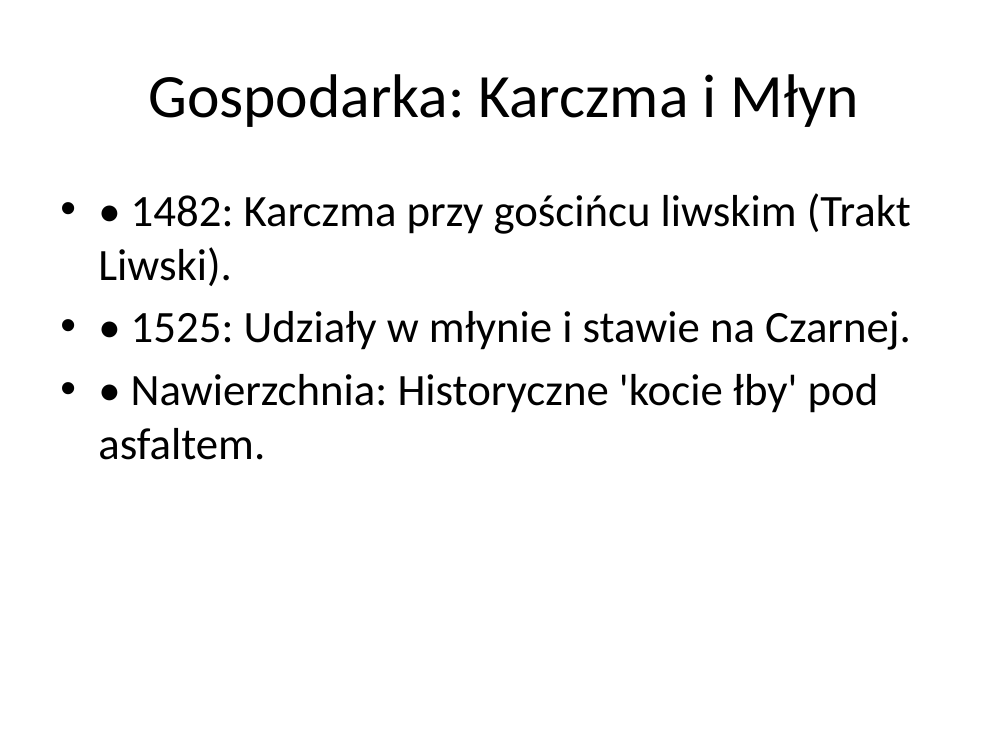
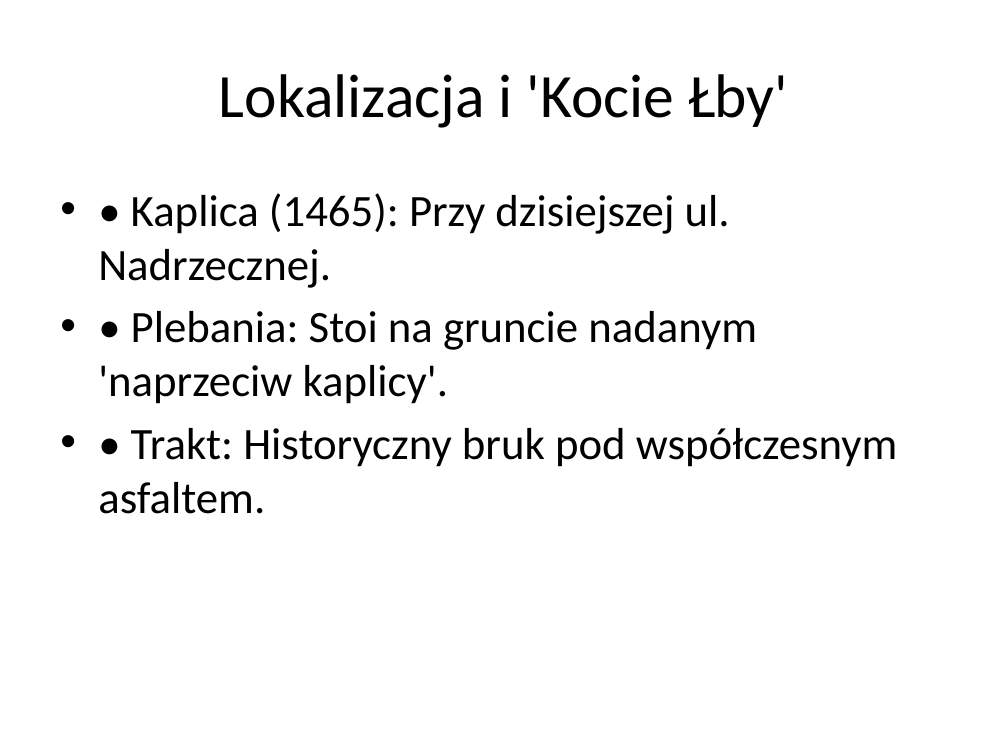
Before and after one commit to lindi2k23-eng/pustel, a slide deck: slide 5 of Analiza_Historyczno-Badawcza_Najnowszego Pustelnika170520266.pptx (slide 4 before the commit). Drawn at 1008x756 pixels with LibreOffice and Linux fonts; fonts in the diff are those of the drawing. Boxes give left, top, right and bottom in pixels: in the first picture for what was removed or moved away, otherwise in the second. Text is boxed around its words. In the diff, an @@ line names an element or a change of style, - is before the commit and + after.

```diff
--- a/Analiza_Historyczno-Badawcza_Najnowszego Pustelnika170520266.pptx
+++ b/Analiza_Historyczno-Badawcza_Najnowszego Pustelnika170520266.pptx
@@ title at (219,74,788,128): text changed @@
-Gospodarka: Karczma i Młyn
+Lokalizacja i 'Kocie Łby'
@@ text at (98,193,898,514): text changed @@
-• • 1482: Karczma przy gościńcu liwskim (Trakt Liwski).
-• • 1525: Udziały w młynie i stawie na Czarnej.
-• • Nawierzchnia: Historyczne 'kocie łby' pod asfaltem.
+• • Kaplica (1465): Przy dzisiejszej ul. Nadrzecznej.
+• • Plebania: Stoi na gruncie nadanym 'naprzeciw kaplicy'.
+• • Trakt: Historyczny bruk pod współczesnym asfaltem.
```
Also in this commit, not shown: 1 other slide changed, 4 slides added, 3 slides removed, 2 other files.
